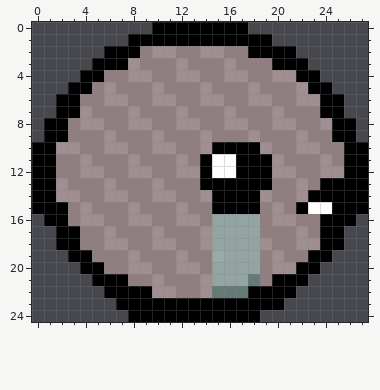
File history of a pixel-art sprite, Assets/Sprites/Fullres/Player/Head/Right_walk.png. Above, as it was before the edit.
The file is 112x100 pixels, drawn in blocks of 4x4; one block is one cell here.
After the commit:
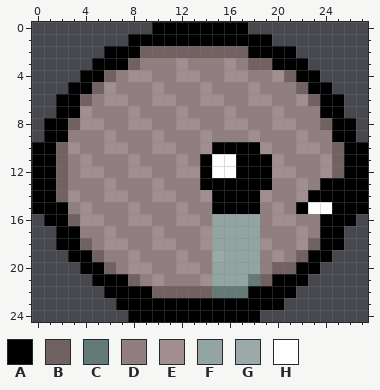
Palette (. is transparent): A #000000  B #716160  C #637a76  D #907e80  E #a18e90  F #93a5a2  G #9ca9a8  H #fffefe
The exact change:
{"y":2,"x":9,"old":"DEEDDEEDD","new":"BBBBBBBBB"}
{"y":3,"x":8,"old":"E","new":"B"}
{"y":3,"x":18,"old":"DD","new":"BB"}
{"y":4,"x":6,"old":"D","new":"B"}
{"y":4,"x":21,"old":"E","new":"B"}
{"y":5,"x":5,"old":"D","new":"B"}
{"y":5,"x":22,"old":"E","new":"B"}
{"y":6,"x":4,"old":"D","new":"B"}
{"y":6,"x":23,"old":"E","new":"B"}
{"y":8,"x":3,"old":"D","new":"B"}
{"y":8,"x":24,"old":"E","new":"B"}
{"y":10,"x":2,"old":"E","new":"B"}
{"y":10,"x":25,"old":"D","new":"B"}
{"y":11,"x":2,"old":"D","new":"B"}
{"y":11,"x":25,"old":"D","new":"B"}
{"y":12,"x":2,"old":"D","new":"B"}
{"y":12,"x":25,"old":"E","new":"B"}
{"y":13,"x":2,"old":"E","new":"B"}
{"y":14,"x":2,"old":"E","new":"B"}
{"y":16,"x":3,"old":"D","new":"B"}
{"y":18,"x":4,"old":"D","new":"B"}
{"y":18,"x":23,"old":"E","new":"B"}
{"y":19,"x":5,"old":"D","new":"B"}
{"y":19,"x":22,"old":"D","new":"B"}
{"y":20,"x":6,"old":"D","new":"B"}
{"y":20,"x":20,"old":"EE","new":"BB"}
{"y":21,"x":8,"old":"D","new":"B"}
{"y":21,"x":19,"old":"D","new":"B"}
{"y":22,"x":10,"old":"EEDDE","new":"BBBBB"}
{"label":"changed","picture_box":[56,46,344,298]}
